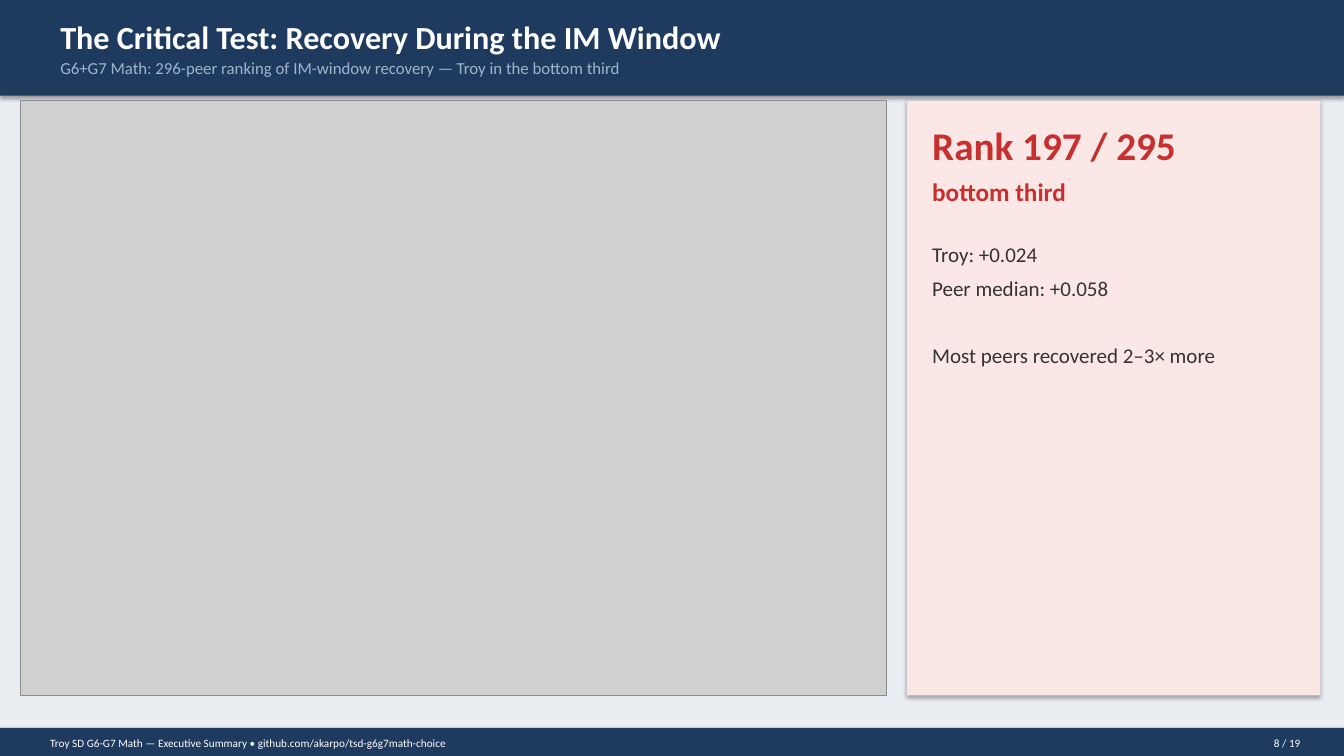
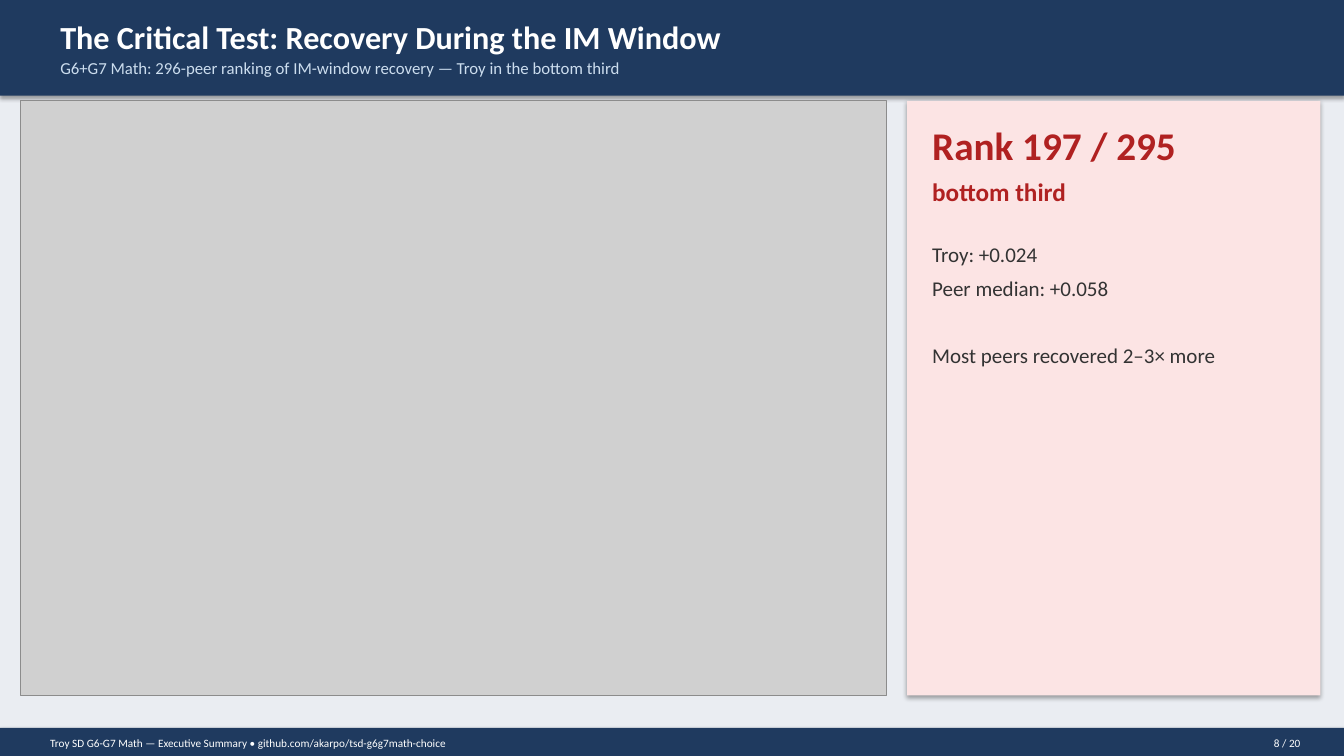
Before and after one commit to akarpo/tsd-g6g7math-choice, a slide deck: slide 8 of deck/Troy_G6G7_Math_Executive_Summary.pptx. Drawn at 1344x756 pixels with LibreOffice and Linux fonts; fonts in the diff are those of the drawing; grey boxes stand for pictures. Boxes give left, top, right and bottom in pixels: in the first picture for what was removed or moved away, otherwise in the second. Text is boxed around its words. In the diff, an @@ line names an element or a change of style, - is before the commit and + after.

```diff
--- a/deck/Troy_G6G7_Math_Executive_Summary.pptx
+++ b/deck/Troy_G6G7_Math_Executive_Summary.pptx
@@ text "G6+G7 Math: 296-peer ranking of ..." at box(60, 62, 620, 77): text colour #A0B4CC to #CCDDEE @@
@@ rectangle at box(907, 101, 1321, 696): fill #FBE7E6 to #FCE4E4 @@
@@ text "Rank 197 / 295" at box(932, 132, 1176, 161): text colour #C8302F to #B02121 @@
@@ text "bottom third" at box(932, 183, 1066, 201): text colour #C8302F to #B02121 @@
@@ text at box(1274, 739, 1300, 747): text changed @@
-8 / 19
+8 / 20
```
Also in this commit, not shown: 18 other slides changed, 1 slide added, 37 other files.
